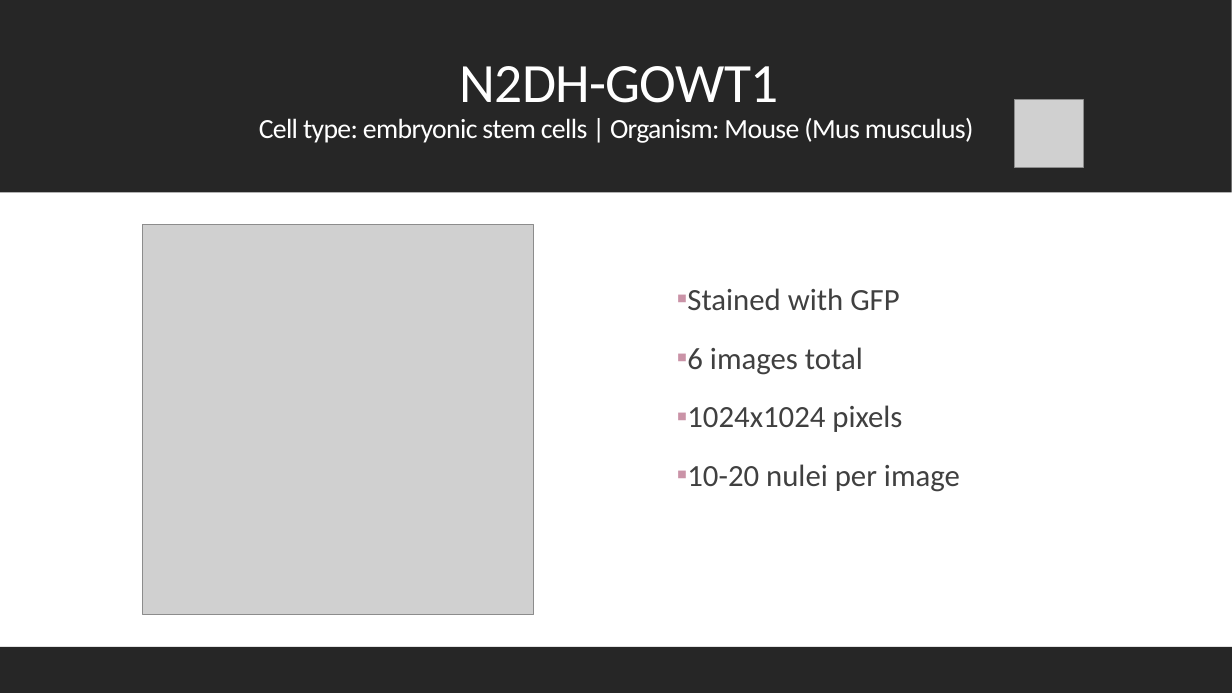
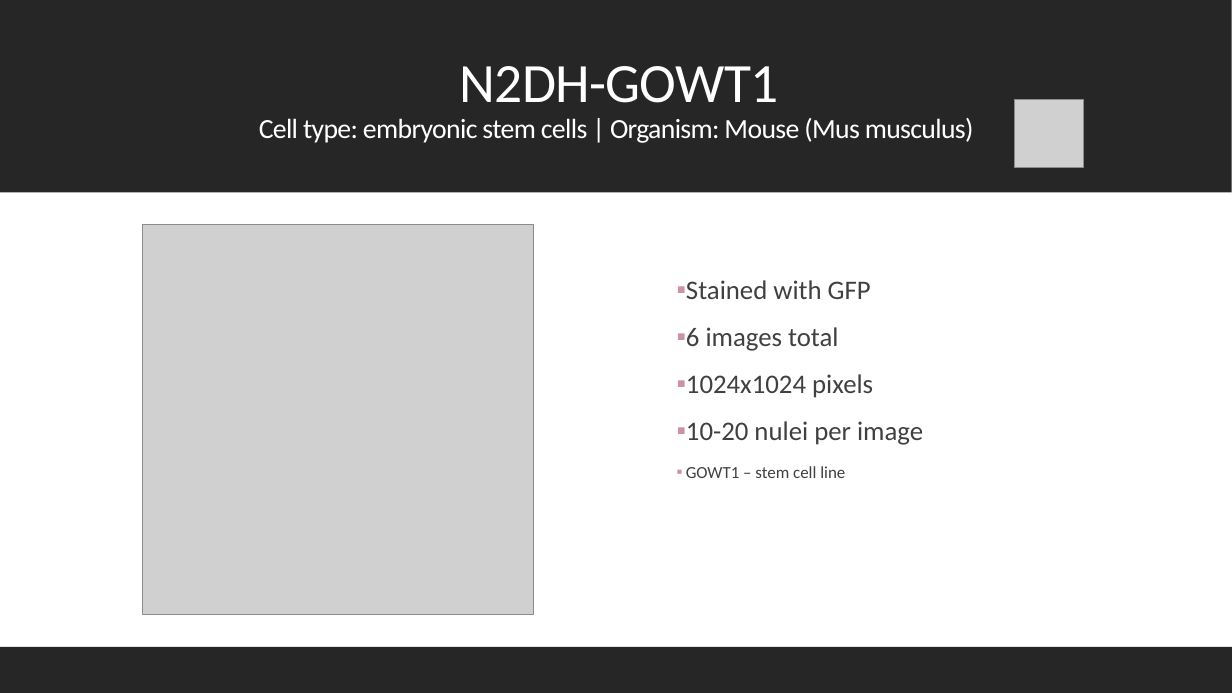
Before and after one commit to datascience-mobi-2022/2022-topic-01-team-04, a slide deck: slide 3 of presentation/layout(2).pptx. Drawn at 1232x693 pixels with LibreOffice and Linux fonts; fonts in the diff are those of the drawing; grey boxes stand for pictures. Boxes give left, top, right and bottom in pixels: in the first picture for what was removed or moved away, otherwise in the second. Text is boxed around its words. In the diff, an @@ line names an element or a change of style, - is before the commit and + after.

```diff
--- a/presentation/layout(2).pptx
+++ b/presentation/layout(2).pptx
@@ text at (686, 280, 923, 445): size 24 to 20.9 pt in "Stained with GFP", "6 images total", "1024x1024 pixels", "10-20 nulei per image"; line spacing 1.1 to 0.9 @@
@@ text at (686, 466, 845, 478): paragraph added @@
+▪ GOWT1 – stem cell line
```
Also in this commit, not shown: 6 other slides changed, 1 slide added, 2 slides removed.
